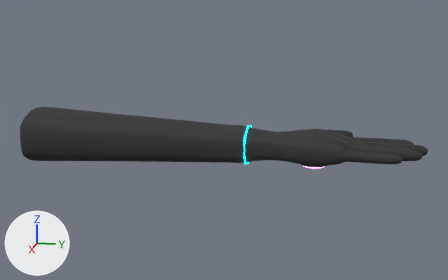
A saved change to the glTF model public/assets/models/player_arm_L.glb.
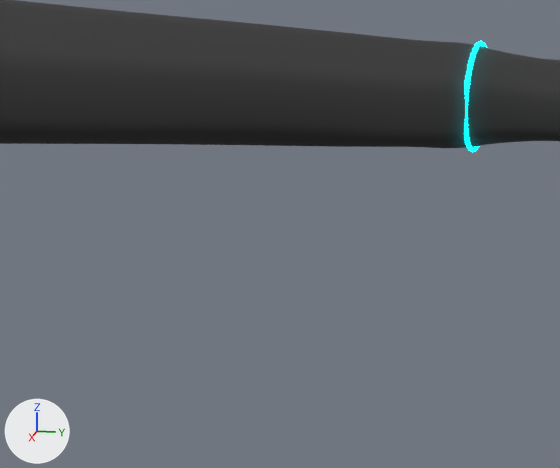
There are two pictures of each version: one whole from a camera (50 mm lens) standing at (0.771, 0.084, 0.197) and looking at (-0.018, -0.073, 0.0), one close up on the part from 18% to 62% of the width and 39% to 98% of the height. Arrows for +X, +Y and +Z are at lower left; the lights stay in place. The older version's two pictures come first. The close-ups show mesh edges as thin lines.

Objects in the first close-up: 'tactical_glove', 'wrist_light'.
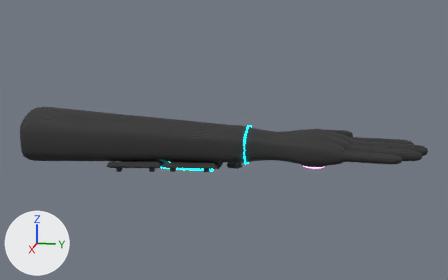
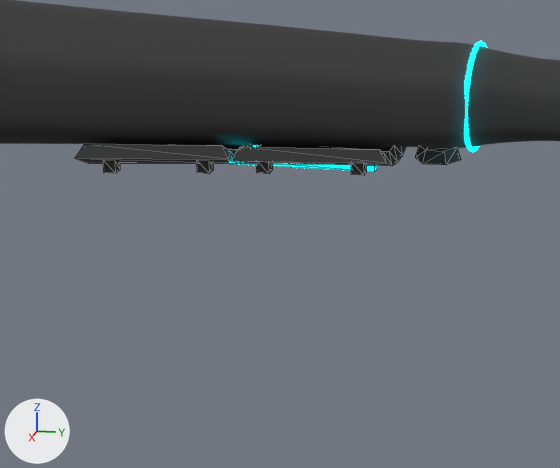
The edits, one by one:
Mesh me_trim_bracer is new.
It has 76 vertices, 116 faces and spans x -0.037..0.03, y -0.208..-0.047, z -0.037..-0.026.
It uses material mat_mat_interactive (dark grey #303030).
Mesh me_plate_bracer is new.
It has 48 vertices, 88 faces and spans x -0.0449..0.0372, y -0.219..-0.074, z -0.0389..-0.0198.
It uses material mat_mat_interactive (dark grey #303030).
Mesh me_bracer_light is new.
It has 28 vertices, 48 faces and spans x -0.0334..0.0281, y -0.205..-0.085, z -0.0376..-0.0268.
It uses material mat_mat_player_cyan (cyan #00f3ff, glowing cyan #00f3ff).
Object 'trim_bracer' (ob_trim_bracer) is new; it shows me_trim_bracer.
Its location is (0.0, 0.0, 0.0).
Object 'plate_bracer' (ob_plate_bracer) is new; it shows me_plate_bracer.
Its location is (0.0, 0.0, 0.0).
Object 'bracer_light' (ob_bracer_light) is new; it shows me_bracer_light.
Its location is (0.0, 0.0, 0.0).

Changed parts and their boxes (x1, y1, x2, y2) in the close-ups (560 x 468 px):
'plate_bracer', added: after (75, 144, 406, 166)
'trim_bracer', added: after (103, 147, 461, 175)
'bracer_light', added: after (229, 145, 378, 172)
